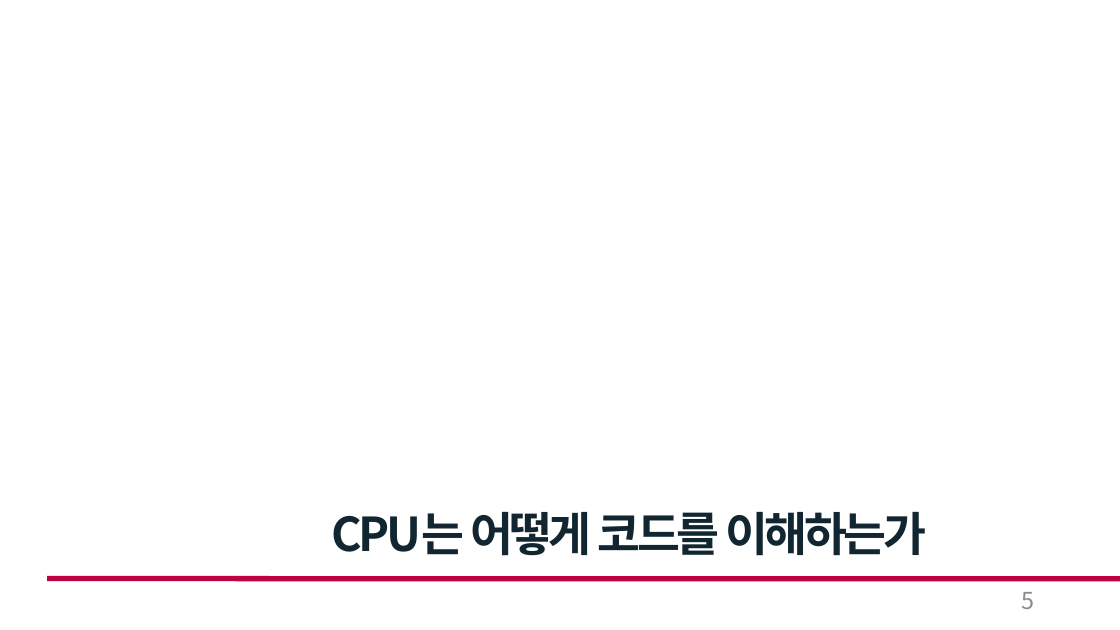
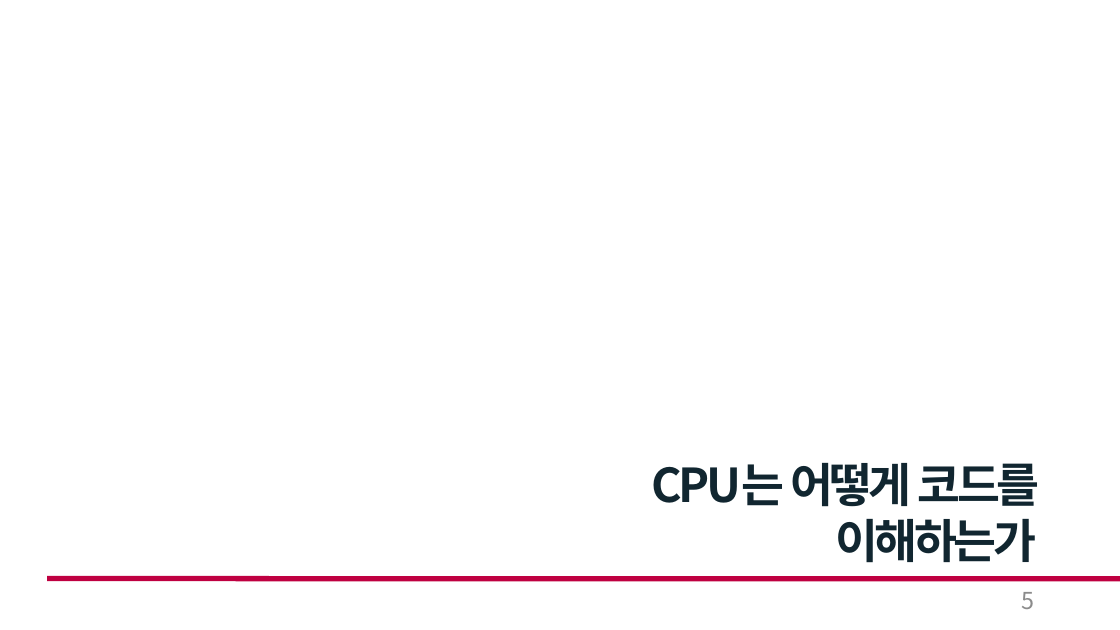
Before and after one commit to cong2738/my_RISC-V, a slide deck: slide 5 of Single Cycle RISC-V 발표_박호윤.pptx. Drawn at 1120x630 pixels with LibreOffice and Linux fonts; fonts in the diff are those of the drawing. Boxes give left, top, right and bottom in pixels: in the first picture for what was removed or moved away, otherwise in the second. Text is boxed around its words. In the diff, an @@ line names an element or a change of style, - is before the commit and + after.

```diff
--- a/Single Cycle RISC-V 발표_박호윤.pptx
+++ b/Single Cycle RISC-V 발표_박호윤.pptx
@@ text "CPU는 어떻게 코드를 이해하는가" rewrapped from <box>332,512,926,556</box> to <box>652,463,1040,563</box> @@
```
Also in this commit, not shown: 23 other slides changed, 3 slides added, 2 slides removed.
